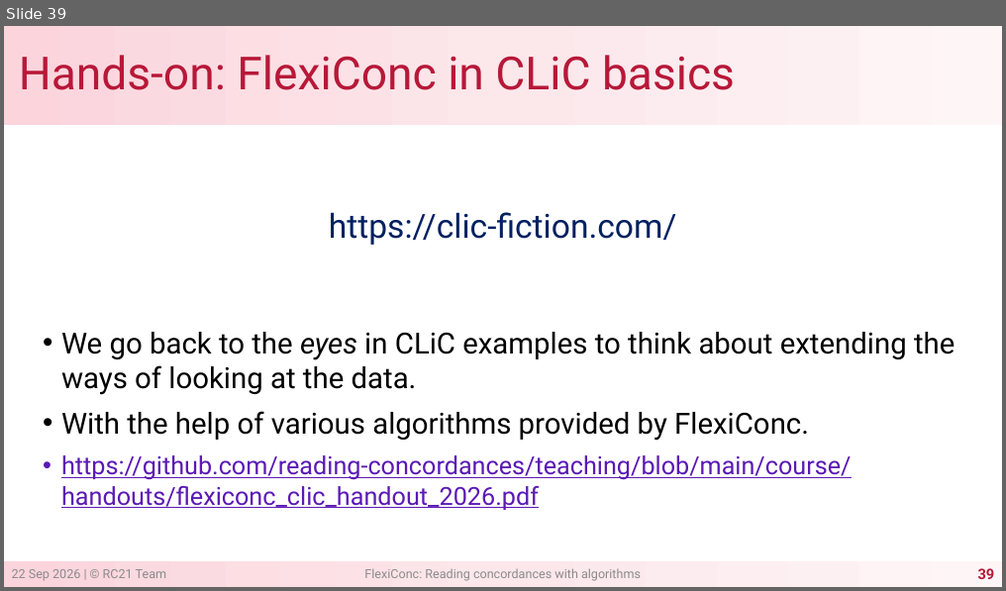
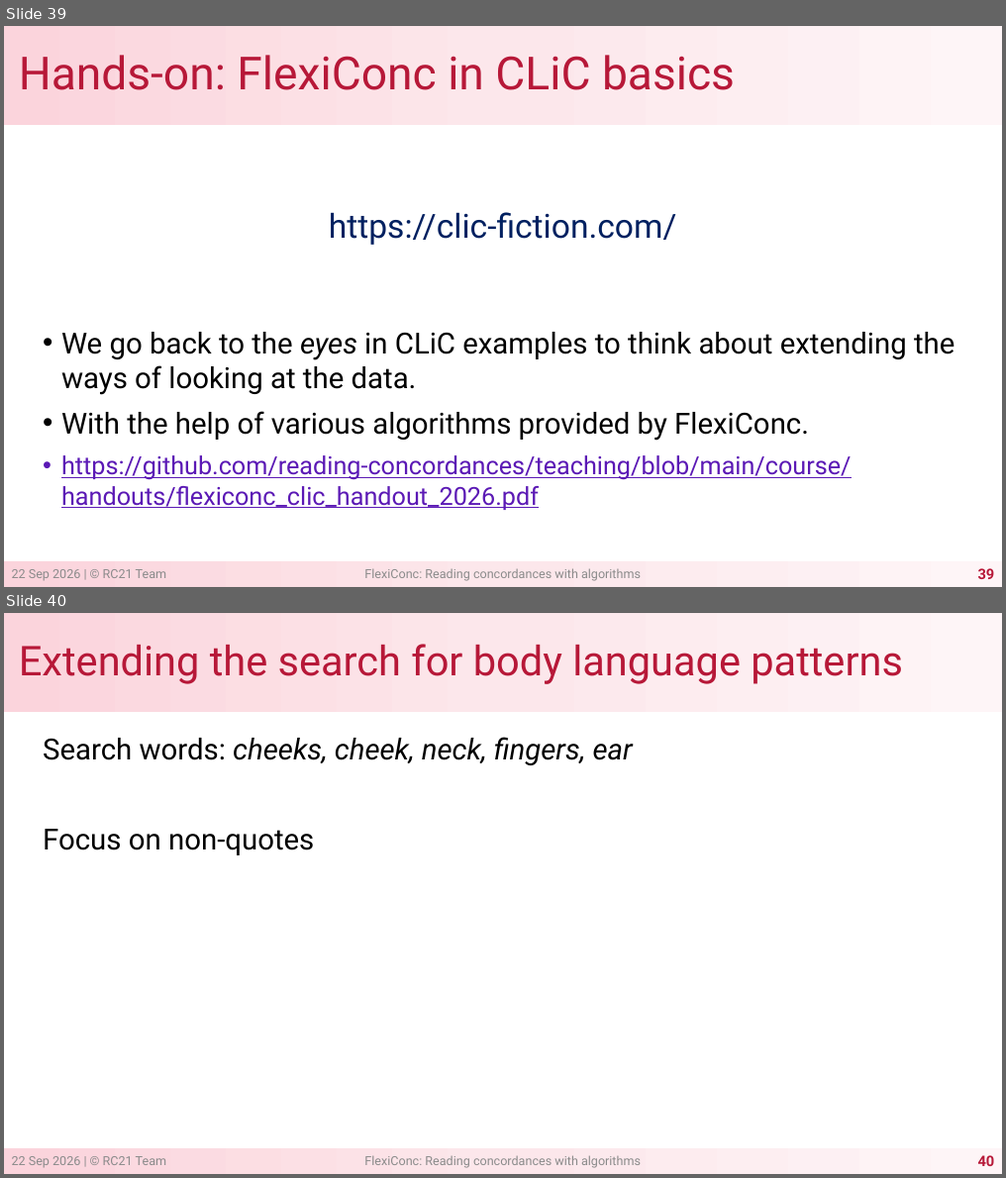
Before and after one commit to reading-concordances/teaching, a slide deck: course/slides/2_working_with_concordance_tools.pptx. Shown one above the other, each under a label of ours: slide 39 before the commit, slides 39 and 40 after it. The pictures are 1006x591 and 1006x1178 pixels, drawn with LibreOffice and Linux fonts; fonts in the diff are those of the drawing. Boxes give left, top, right and bottom in pixels: in the first picture for what was removed or moved away, otherwise in the second. Text is boxed around its words. In the diff, an @@ line names an element or a change of style, - is before the commit and + after.

```diff
--- a/course/slides/2_working_with_concordance_tools.pptx
+++ b/course/slides/2_working_with_concordance_tools.pptx
@@ slide 40 added at (x1=4, y1=613, x2=1002, y2=1174), background #FFFFFF; not listed: 2 template elements that a slide beside it also shows @@
@@ title added at (x1=19, y1=644, x2=903, y2=684), 39.6 pt, text #B71838 @@
+Extending the search for body language patterns
@@ text added at (x1=43, y1=737, x2=633, y2=856), 28 pt, text #000000 @@
+Search words: cheeks, cheek, neck, fingers, ear
+Focus on non-quotes
@@ text added at (x1=12, y1=1157, x2=166, y2=1168), 12 pt, text #8C8C8C @@
+22 Sep 2026 | © RC21 Team
@@ text added at (x1=364, y1=1156, x2=641, y2=1168), 12 pt, text #8C8C8C @@
+FlexiConc: Reading concordances with algorithms
@@ page number added at (x1=978, y1=1156, x2=995, y2=1166), 14 pt, text #B71838, bold @@
+40
```
Also in this commit, not shown: 1 other slide added, 1 other file.
